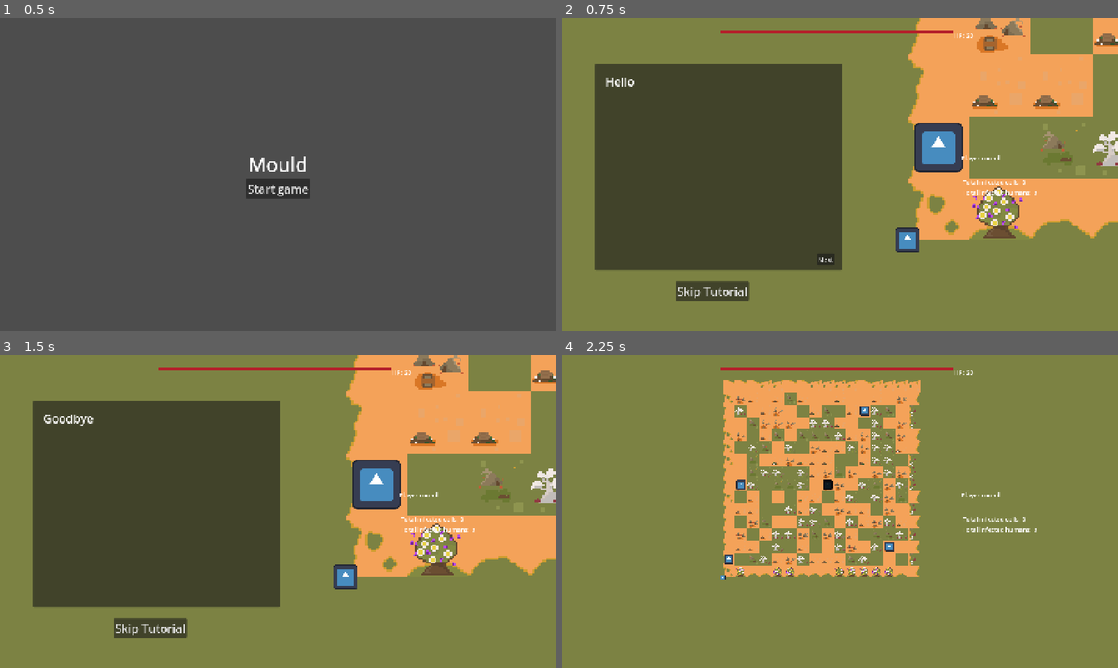
Above: before the commit, frames 1-4 (two rows, left to right).
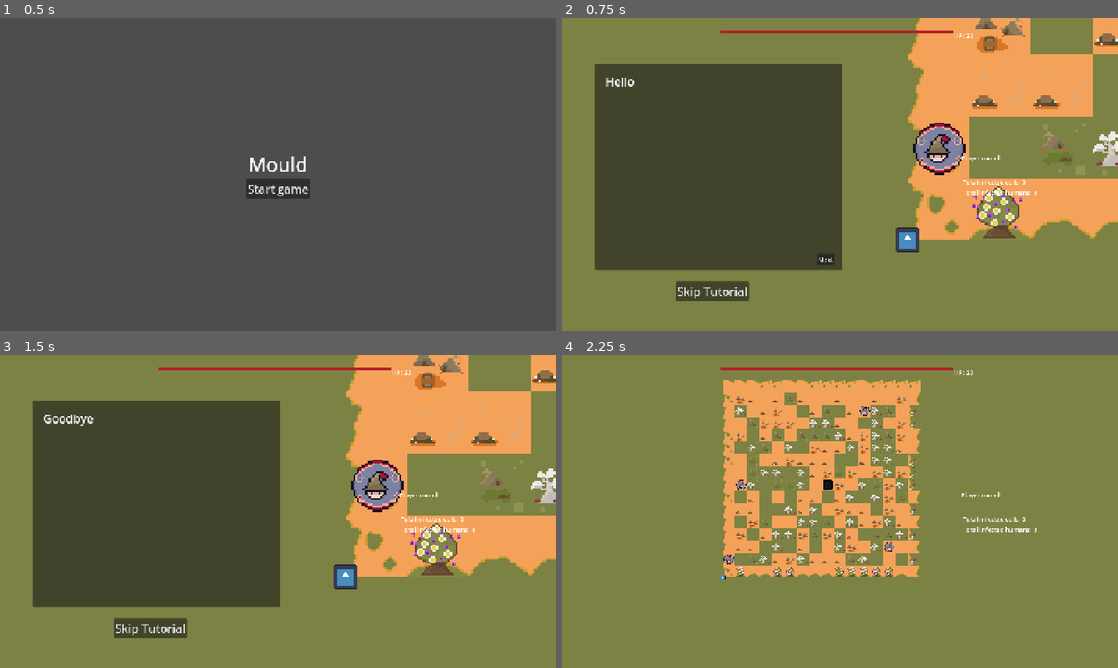
Above: after the commit, the same moments.

Repository: Sooshimi/mould
Game: Godot game, scene res://scenes/main.tscn
The game is run twice, just before and just after one commit, with the same random seed, the same clock (stepped at 60 frames per second) and the same inputs. The engine's default icon, where the game draws it, is replaced by a stand-in: a white triangle on a blue panel in a dark square.
Inputs:
- Up to frame 1 (0.5 s): no input
- Up to frame 2 (0.75 s): click "Start game" at 0.5 s
- Up to frame 3 (1.5 s): click "Next" at 1.25 s
- Up to frame 4 (2.25 s): click "Skip Tutorial" at 2 s

Frame 1 is identical in both runs. In frame 2, 1.4% of the frame differs, in the area x 63-73%, y 33-51%; in frame 3, 1.4%; in frame 4, 0.2%.

Commit message:
add human counters

Diff:
--- a/scenes/cell.tscn
+++ b/scenes/cell.tscn
@@ -1,6 +1,7 @@
-[gd_scene load_steps=3 format=3 uid="uid://llc5dayvldkd"]
+[gd_scene load_steps=4 format=3 uid="uid://llc5dayvldkd"]
 
 [ext_resource type="Script" uid="uid://d01eus5cvfa8x" path="res://scripts/cell.gd" id="1_upbjj"]
+[ext_resource type="Texture2D" uid="uid://dqofs23yonsfy" path="res://assets/infected_tile_overlay.png" id="2_0s7o3"]
 
 [sub_resource type="RectangleShape2D" id="RectangleShape2D_6ngbm"]
 size = Vector2(2, 9.203125)
@@ -8,7 +9,7 @@
 [node name="Cell" type="Node2D"]
 script = ExtResource("1_upbjj")
 
-[node name="InfectedIndicator" type="ColorRect" parent="."]
+[node name="InfectedIndicator" type="TextureRect" parent="."]
 visible = false
 anchors_preset = 8
 anchor_left = 0.5
@@ -21,7 +22,7 @@
 offset_bottom = 16.0
 grow_horizontal = 2
 grow_vertical = 2
-color = Color(0.71387357, 0.8350781, 0.2347951, 0.3)
+texture = ExtResource("2_0s7o3")
 
 [node name="Top" type="Area2D" parent="." groups=["cell"]]
 position = Vector2(0, -4)
--- a/scenes/characters/human.tscn
+++ b/scenes/characters/human.tscn
@@ -1,7 +1,7 @@
 [gd_scene load_steps=6 format=3 uid="uid://dkk3m1w4ceo65"]
 
 [ext_resource type="Script" uid="uid://f8tqfrrly1hp" path="res://scripts/characters/human.gd" id="1_cwf78"]
-[ext_resource type="Texture2D" uid="uid://bq4ps6bph0kv0" path="res://icon.svg" id="2_4otcn"]
+[ext_resource type="Texture2D" uid="uid://cfffuql8upxb7" path="res://assets/human_counter.png" id="2_nkxto"]
 
 [sub_resource type="RectangleShape2D" id="RectangleShape2D_371uh"]
 size = Vector2(22, 22)
@@ -18,8 +18,7 @@
 script = ExtResource("1_cwf78")
 
 [node name="Sprite2D" type="Sprite2D" parent="."]
-scale = Vector2(0.2, 0.2)
-texture = ExtResource("2_4otcn")
+texture = ExtResource("2_nkxto")
 
 [node name="CollisionShape2D" type="CollisionShape2D" parent="."]
 shape = SubResource("RectangleShape2D_371uh")
--- a/scripts/characters/human.gd
+++ b/scripts/characters/human.gd
@@ -10,7 +10,7 @@
 		infected = is_true
 
 func infected_colour() -> void:
-	$Sprite2D.modulate = Color(0.071, 0.557, 0.176, 1.0)
+	$Sprite2D.texture = preload("res://assets/infected_human_counter.png")
 
 func pick_direction() -> Vector2:
 	if not caught_by_wolf:
Binary file added: assets/human_counter.png
Not shown, added: assets/human_counter.png.import
Binary file added: assets/infected_human_counter.png
Not shown, added: assets/infected_human_counter.png.import
Binary file added: assets/infected_tile_overlay.png
Not shown, added: assets/infected_tile_overlay.png.import
